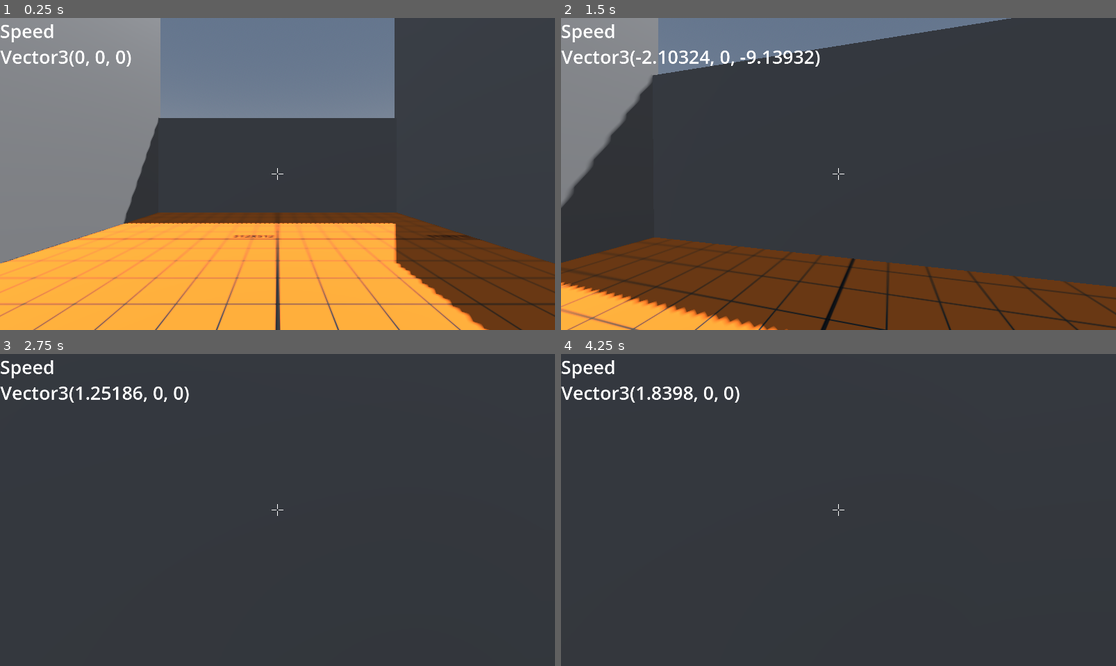
Above: before the commit, frames 1-4 (two rows, left to right).
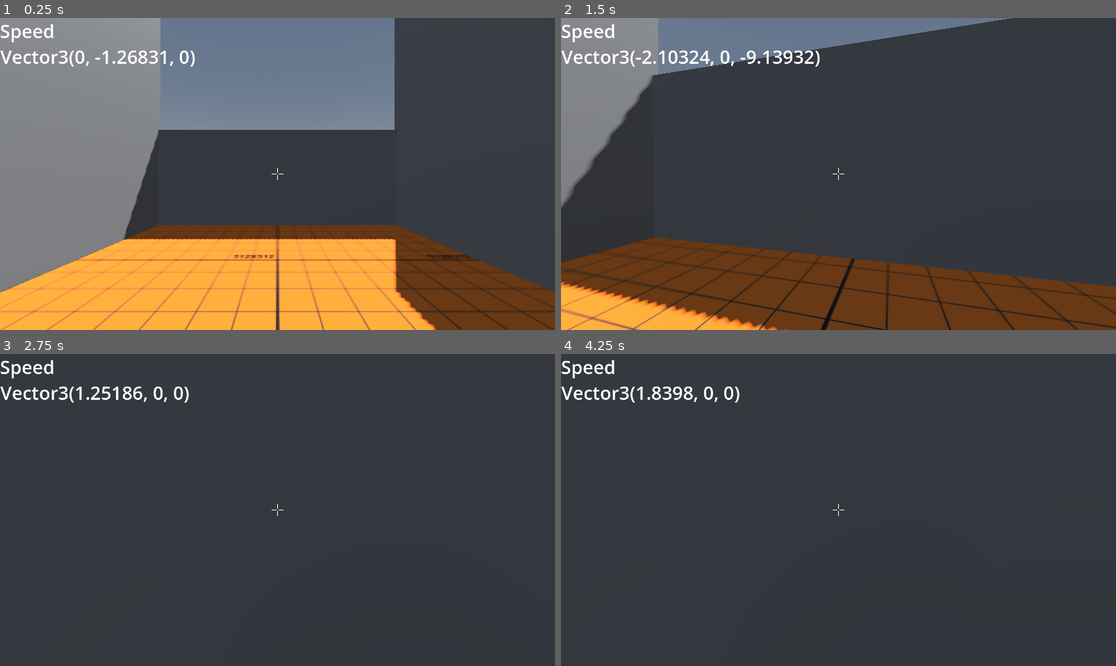
Above: after the commit, the same moments.

Repository: Nyedveg/Hop-Shot
Game: Godot game, scene res://prefabs/levels/Tutorial_level/Level_Tutorial.tscn
The game is run twice, just before and just after one commit, with the same random seed, the same clock (stepped at 60 frames per second) and the same inputs. This scene is started directly instead of the project's main scene.
Inputs (mouse positions are in pixels of both pictures, inside the frame that each line leads up to):
- Up to frame 1 (0.25 s): no input
- Up to frame 2 (1.5 s): move the mouse to (866, 174) at 0.52 s; hold Ctrl (crouch) 0.53-1.28 s; hold W (move_forward) from 0.53 s (still down); move the mouse to (810, 174) at 1.27 s; click (810, 174) at 1.35 s
- Up to frame 3 (2.75 s): keep holding W (move_forward); move the mouse to (288, 503) at 2.02 s; tap Q (interact) at 2.1 s
- Up to frame 4 (4.25 s): keep holding W (move_forward); move the mouse to (832, 516) at 2.77 s; tap Shift (sprint) at 2.85 s; move the mouse to (877, 513) at 3.52 s; hold Ctrl (crouch) from 3.53 s (still down)

The runs differ from the first frame. In frame 1, 15% of the frame differs, in the area x 0-100%, y 10-100%; in frame 2, nothing differs; in frame 3, less than 0.1%; in frame 4, less than 0.1%.

Commit message:
messed with adding new scenes, cant shoot in the tutorial and cant see ammo

Diff:
--- a/prefabs/levels/Tutorial_level/Level_Tutorial.tscn
+++ b/prefabs/levels/Tutorial_level/Level_Tutorial.tscn
@@ -6,6 +6,8 @@
 [ext_resource type="PackedScene" uid="uid://pegiaoi4sodn" path="res://prefabs/death_zone.tscn" id="5_geqjx"]
 [ext_resource type="Script" path="res://scripts/Action_Listener_DEMO.gd" id="6_cr65g"]
 [ext_resource type="FontFile" uid="uid://beoncmyfjl5g4" path="res://FONT/Retro Gaming.ttf" id="6_e77r4"]
+[ext_resource type="PackedScene" uid="uid://djviime4g1lhc" path="res://prefabs/ammo_create.tscn" id="7_e53so"]
+[ext_resource type="PackedScene" uid="uid://b8k7wuwngd6pi" path="res://prefabs/collider.tscn" id="8_2bh8q"]
 
 [sub_resource type="StandardMaterial3D" id="StandardMaterial3D_xhfb4"]
 albedo_texture = ExtResource("2_cvrlx")
@@ -39,6 +41,9 @@
 _data = {
 "float": SubResource("Animation_jlcpy")
 }
+
+[sub_resource type="LabelSettings" id="LabelSettings_3y3nh"]
+font_size = 64
 
 [node name="Level_template" type="Node3D"]
 script = ExtResource("1_3sc4y")
@@ -111,5 +116,22 @@
 }
 autoplay = "float"
 
+[node name="AmmoLabel" type="Label" parent="."]
+anchors_preset = 3
+anchor_left = 1.0
+anchor_top = 1.0
+anchor_right = 1.0
+anchor_bottom = 1.0
+offset_left = -40.0
+offset_top = -88.0
+grow_horizontal = 0
+grow_vertical = 0
+label_settings = SubResource("LabelSettings_3y3nh")
+
+[node name="AmmoCreate" parent="." instance=ExtResource("7_e53so")]
+transform = Transform3D(1, 0, 0, 0, 1, 0, 0, 0, 1, -0.931564, 0.0574996, -12.4489)
+
+[node name="Collider" parent="." instance=ExtResource("8_2bh8q")]
+
 [connection signal="player_shot_fired" from="Player" to="." method="_on_player_player_shot_fired"]
 [connection signal="body_entered" from="Death_Zone" to="." method="_on_death_zone_body_entered"]
Not shown: 1 places in prefabs/levels/Tutorial_level/Level_Tutorial.tscn that only renumber resources
